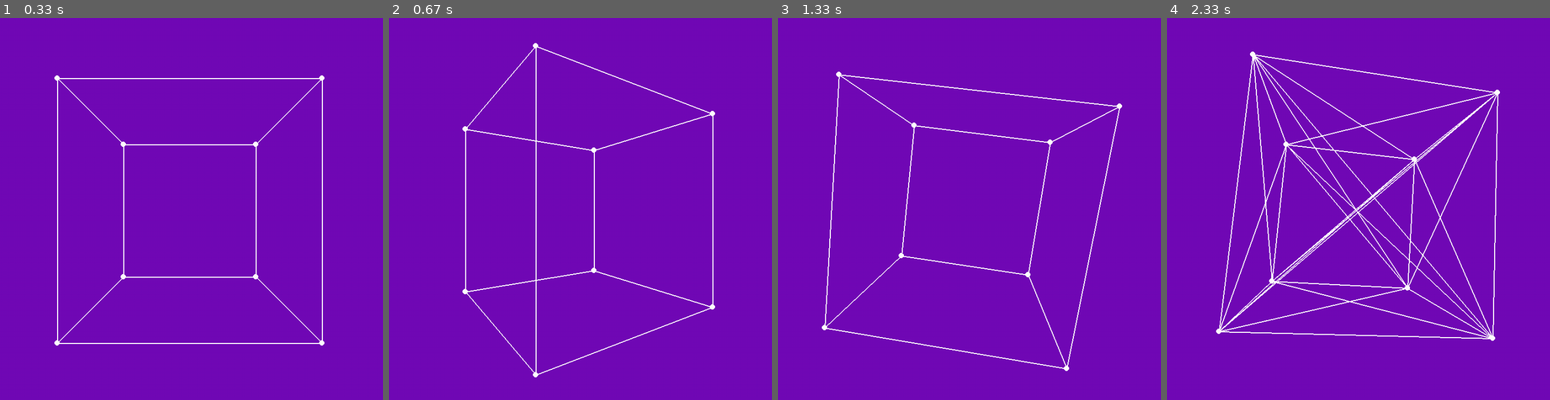
Above: before the commit, frames 1-4 (left to right).
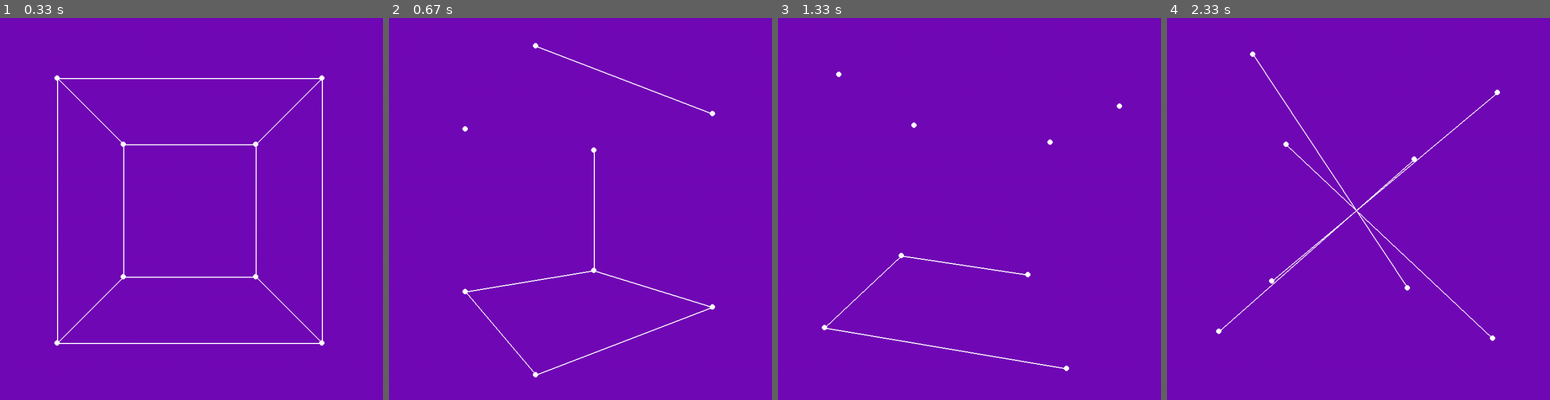
Above: after the commit, the same moments.

Repository: branrickman/pygame-3d-cube-renderer
Game: pygame game, started from main.py
The game is run twice, just before and just after one commit, with the same random seed, the same clock (stepped at 60 frames per second) and the same inputs.
Inputs:
- Up to frame 1 (0.33 s): no input
- Up to frame 2 (0.67 s): hold P from 0.33 s (still down); hold D from 0.33 s (still down)
- Up to frame 3 (1.33 s): release P at 0.8 s; release D at 0.8 s; hold D 0.83-1.3 s; tap Space at 0.9, 1.2 s; tap E at 0.98 s
- Up to frame 4 (2.33 s): hold W 1.33-1.63 s; tap Space at 1.4, 1.73, 2.03, 2.23 s; tap T at 1.48 s; hold D 1.67-2.13 s; hold A from 2.17 s (still down); tap E at 2.32 s

Frame 1 is identical in both runs. In frame 2, 1.0% of the frame differs, in the area x 19-85%, y 7-93%; in frame 3, 1.5%; in frame 4, 4.5%, in the area x 13-87%, y 9-85%.

Commit message:
Adds autofunk mode

Diff:
--- a/main.py
+++ b/main.py
@@ -200,6 +200,7 @@
 static_demo = False
 funk_mode = False
 funk_level = 1
+autofunk = False
 play = True
 run = True
 while run:
@@ -209,6 +210,11 @@
         cube_coordinates = rotateX(cube_coordinates, cube_center, 0.01)
         cube_coordinates = rotateY(cube_coordinates, cube_center, 0.01)
         # cube_coords = rotateZ(cube_coords, cube_center, 0.01)
+    if autofunk and pygame.time.get_ticks() % FPS == 0:
+        funk_level = (funk_level + 1) % len(cube_coordinates)
+        if funk_level == 0:
+            funk_level = 1
+
 
     for event in pygame.event.get():
         if event.type == pygame.QUIT:
@@ -239,6 +245,9 @@
                 if funk_level == 0:
                     funk_level = 1
                     print(f'Gotta have that funk (and not divide by 0)')
+            if event.key == pygame.K_p:
+                autofunk = not autofunk
+                funk_mode = not funk_mode
         if event.type == pygame.KEYUP:
             if event.key == pygame.K_s:
                 t_x = False
